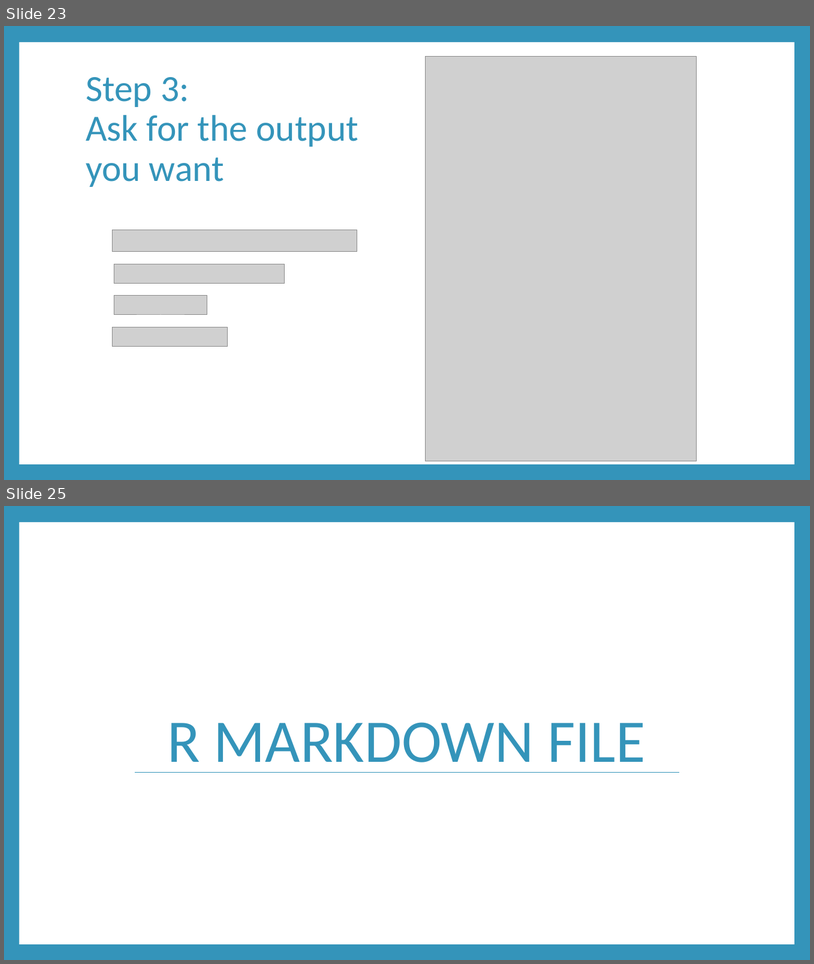
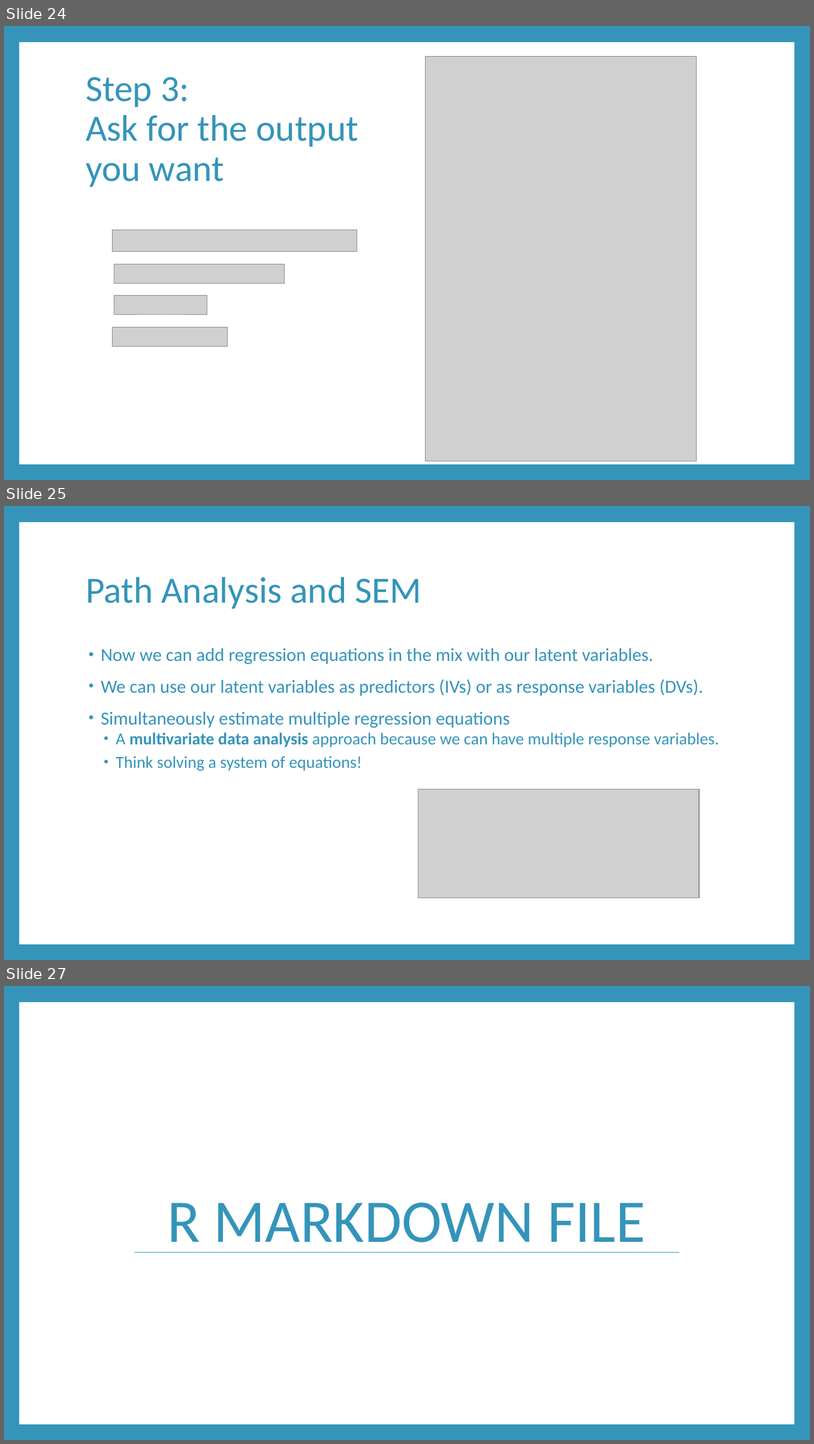
Before and after one commit to RandiLGarcia/smith-r-workshop, a slide deck: docs/Day 2 Slides.pptx. Shown one above the other, each under a label of ours: slides 23 and 25 before the commit, slides 24, 25 and 27 after it; the slides between them are not shown. The pictures are 814x964 and 814x1444 pixels, drawn with LibreOffice and Linux fonts; fonts in the diff are those of the drawing; grey boxes stand for pictures. Boxes give left, top, right and bottom in pixels: in the first picture for what was removed or moved away, otherwise in the second. Text is boxed around its words. In the diff, an @@ line names an element or a change of style, - is before the commit and + after.

```diff
--- a/docs/Day 2 Slides.pptx
+++ b/docs/Day 2 Slides.pptx
@@ slide 25 added at (4,506,810,960), background #3494BA; not listed: 1 template element that a slide beside it also shows @@
@@ title added at (86,577,422,609), 44 pt, text #3494BA @@
+Path Analysis and SEM
@@ text added at (101,648,719,771), 22 pt, text #3494BA @@
+• Now we can add regression equations in the mix with our latent variables.
+• We can use our latent variables as predictors (IVs) or as response variables (DVs).
+• Simultaneously estimate multiple regression equations
+  • A multivariate data analysis approach because we can have multiple response variables.
+  • Think solving a system of equations!
@@ picture added at (419,789,699,897) @@
@@ what was slide 23 is now slide 24 @@
@@ what was slide 25 is now slide 27 @@
```
Also in this commit, not shown: 1 slide changed, 1 other slide added, 7 other files.
